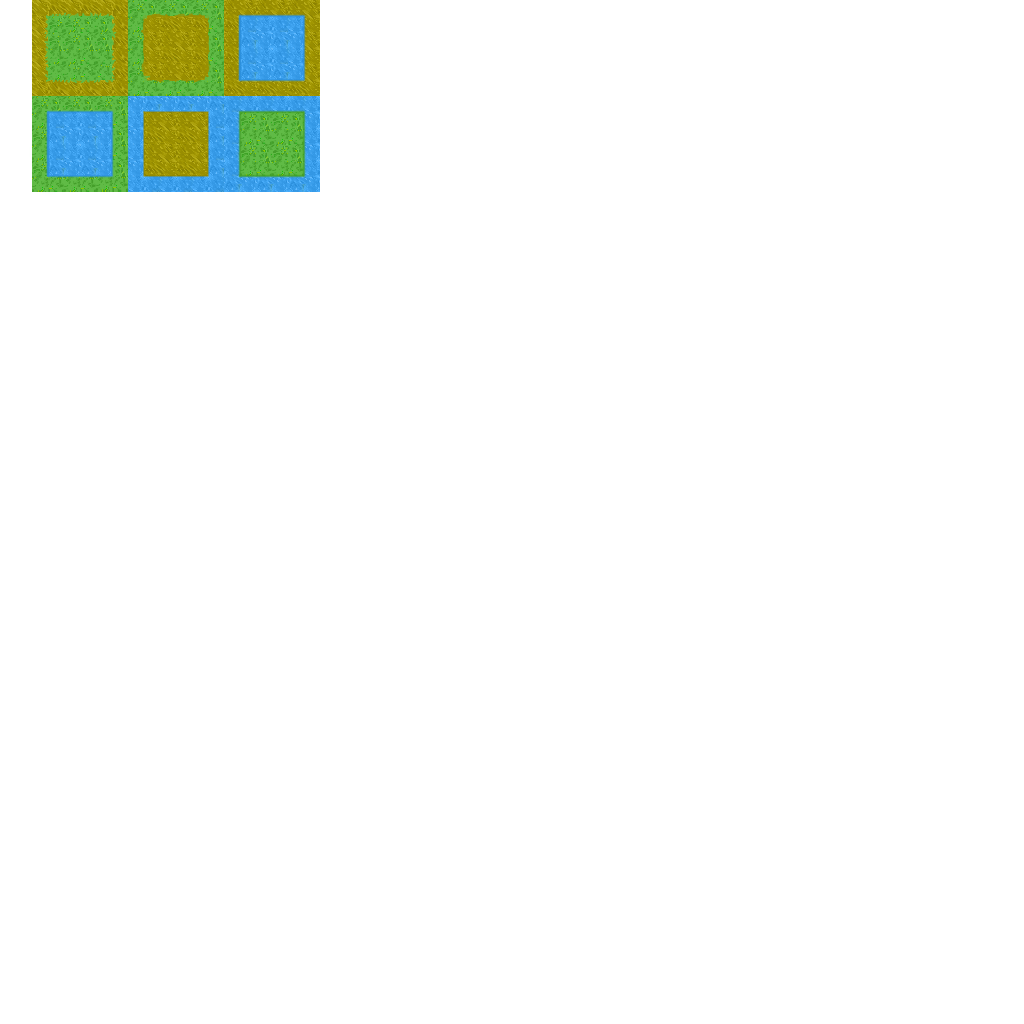
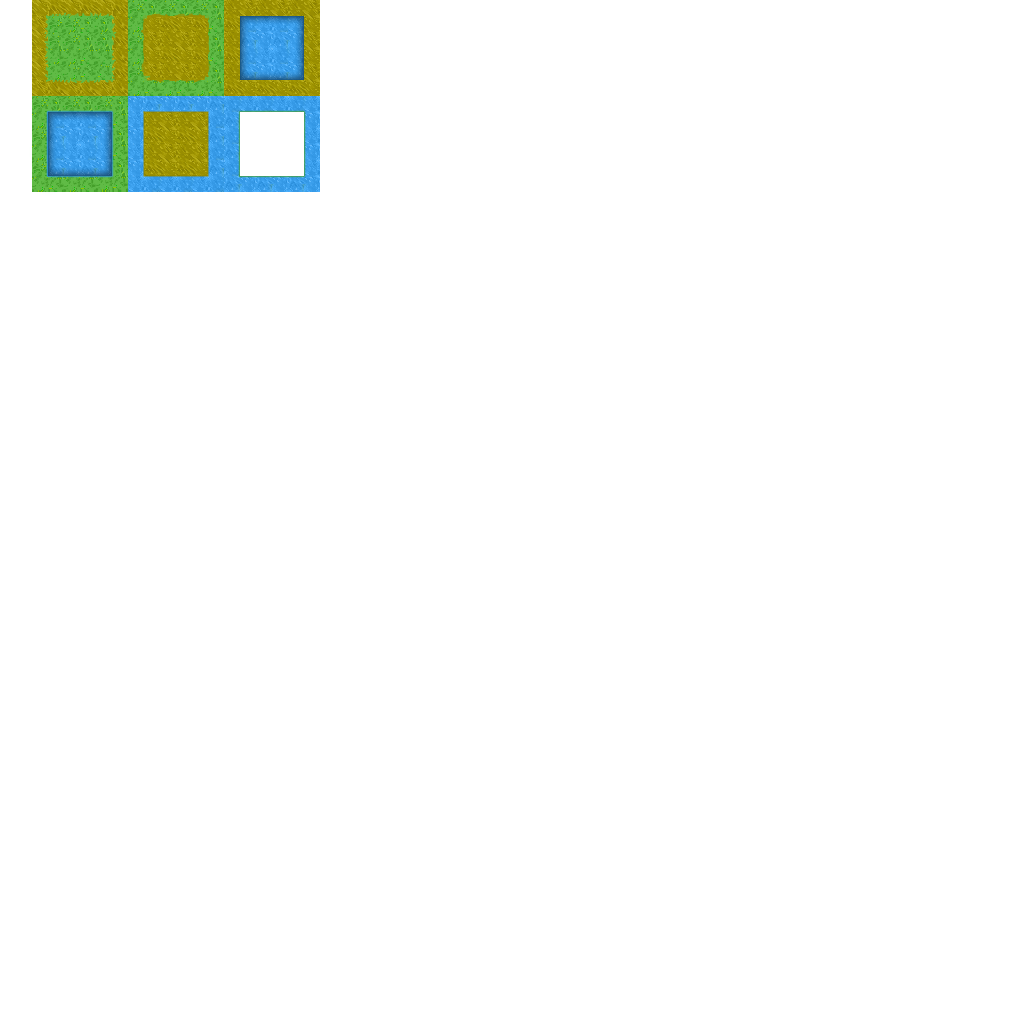
Layered file, before and after one edit (1024 × 1024). Changes by layer:
added layer "Layer 99 copy" above "Layer 99" over [48, 112, 112, 176]
added layer "Layer 99" above "Layer 108" over [240, 16, 304, 80]
added layer "Layer 108" above "Layer 109" over [238, 14, 306, 82]
added layer "Layer 111" above "Layer 110" over [240, 112, 304, 176]
added layer "Layer 110" above "Layer 97" over [240, 112, 304, 176]
painted on "Layer 97" over [240, 112, 304, 176]
